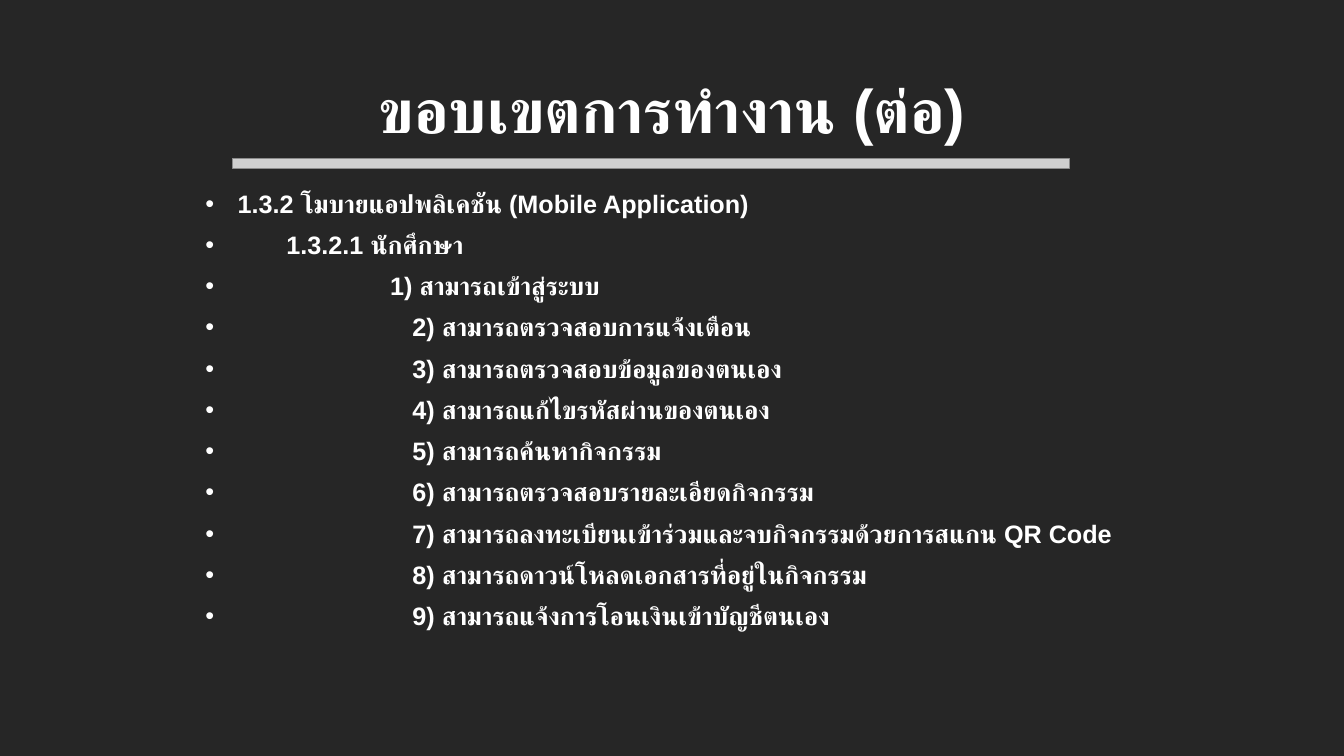
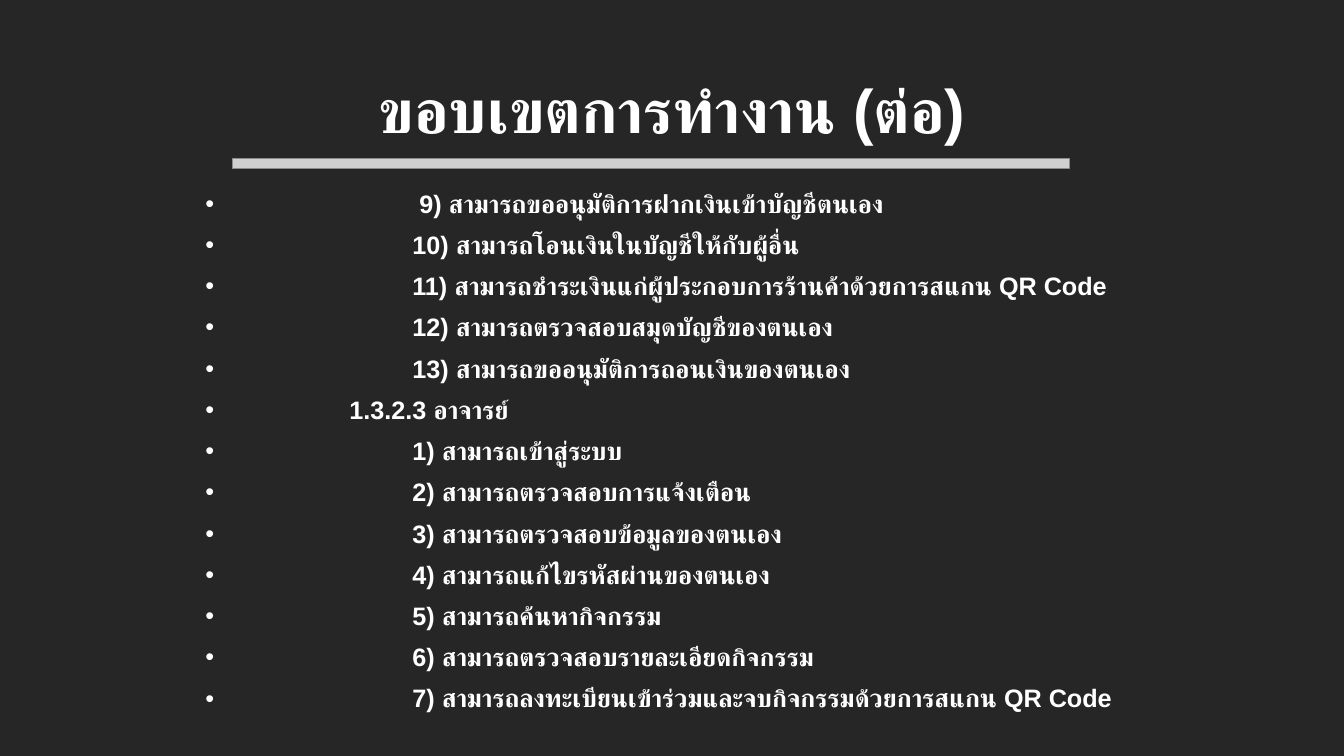
Before and after one commit to mickysara/MyBagProject, a slide deck: slide 11 of uploads/นำเสนอหัวข้อโปรเจค.pptx (slide 13 before the commit). Drawn at 1344x756 pixels with LibreOffice and Linux fonts; fonts in the diff are those of the drawing; grey boxes stand for pictures. Boxes give left, top, right and bottom in pixels: in the first picture for what was removed or moved away, otherwise in the second. Text is boxed around its words. In the diff, an @@ line names an element or a change of style, - is before the commit and + after.

```diff
--- a/uploads/นำเสนอหัวข้อโปรเจค.pptx
+++ b/uploads/นำเสนอหัวข้อโปรเจค.pptx
@@ text at [349, 194, 1107, 420]: text changed @@
-• 1.3.2 โมบายแอปพลิเคชัน (Mobile Application)
-• 1.3.2.1 นักศึกษา
+• 9) สามารถขออนุมัติการฝากเงินเข้าบัญชีตนเอง
+• 10) สามารถโอนเงินในบัญชีให้กับผู้อื่น
+• 11) สามารถชำระเงินแก่ผู้ประกอบการร้านค้าด้วยการสแกน QR Code
+• 12) สามารถตรวจสอบสมุดบัญชีของตนเอง
+• 13) สามารถขออนุมัติการถอนเงินของตนเอง
+• 1.3.2.3 อาจารย์
@@ text at [412, 565, 867, 632]: paragraphs removed @@
-• 8) สามารถดาวน์โหลดเอกสารที่อยู่ในกิจกรรม
-• 9) สามารถแจ้งการโอนเงินเข้าบัญชีตนเอง
```
Also in this commit, not shown: 6 other slides changed, 2 slides added, 1 slide removed, 10 other files.
